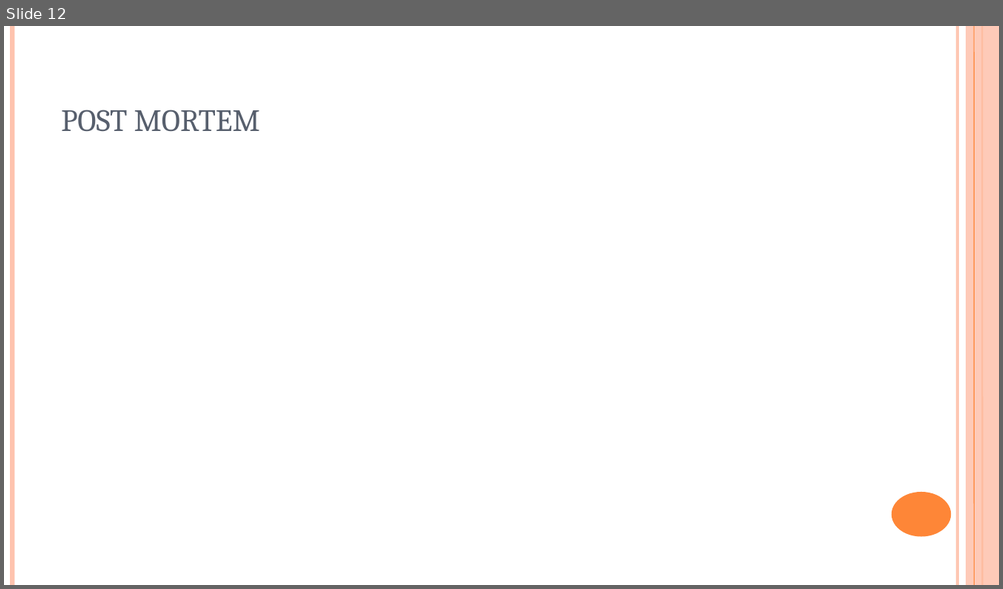
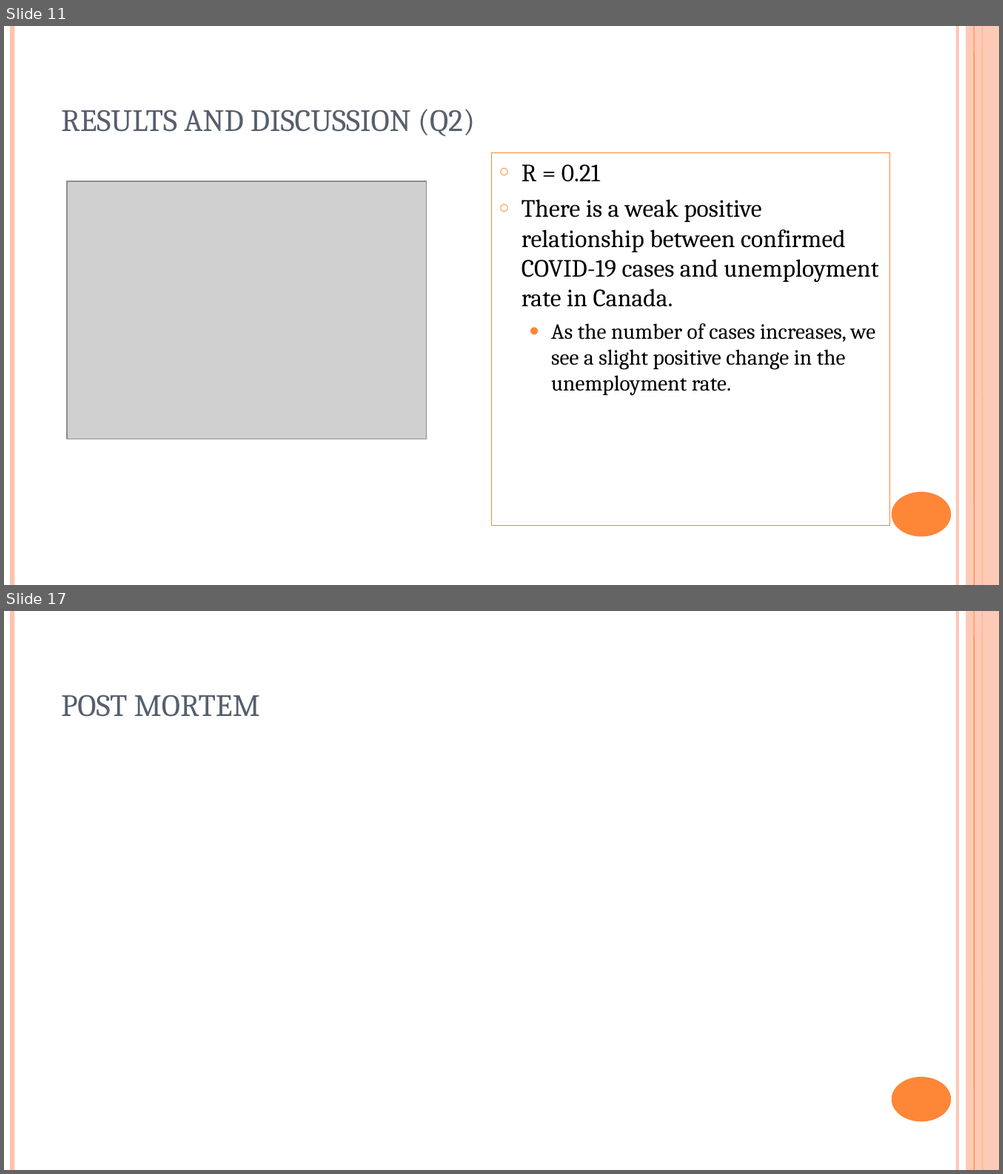
Before and after one commit to BunmiOlakanmi/Project, a slide deck: COVID-19 - analysis.ppt. Shown one above the other, each under a label of ours: slide 12 before the commit, slides 11 and 17 after it; the slides between them are not shown. The pictures are 1003x589 and 1003x1174 pixels, drawn with LibreOffice and Linux fonts; fonts in the diff are those of the drawing; grey boxes stand for pictures. Boxes give left, top, right and bottom in pixels: in the first picture for what was removed or moved away, otherwise in the second. Text is boxed around its words. In the diff, an @@ line names an element or a change of style, - is before the commit and + after.

```diff
--- a/COVID-19 - analysis.ppt
+++ b/COVID-19 - analysis.ppt
@@ slide 11 added at [4, 26, 999, 585], background #FFFFFF; not listed: 6 template elements that a slide beside it also shows @@
@@ title added at [61, 109, 475, 136], 30 pt, text #575F6D @@
+RESULTS AND DISCUSSION (Q2)
@@ rectangle added at [492, 153, 889, 526], outline #FE8637 0.74 pt, 24 pt, text #000000 @@
+○ R = 0.21
+○ There is a weak positive relationship between confirmed COVID-19 cases and unemployment rate in Canada.
+  ● As the number of cases increases, we see a slight positive change in the unemployment rate.
@@ picture added at [67, 181, 426, 439] @@
@@ what was slide 12 is now slide 17 @@
```
Also in this commit, not shown: 6 slides changed, 6 other slides added, 2 slides removed.
